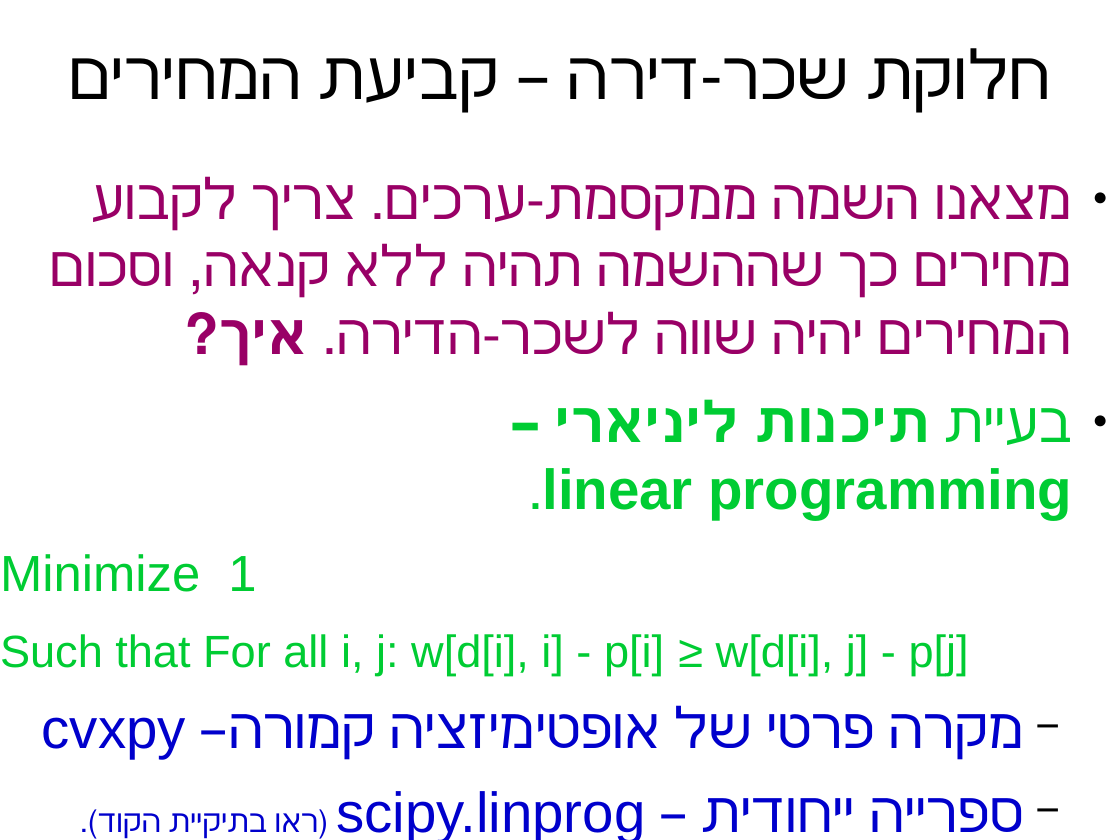
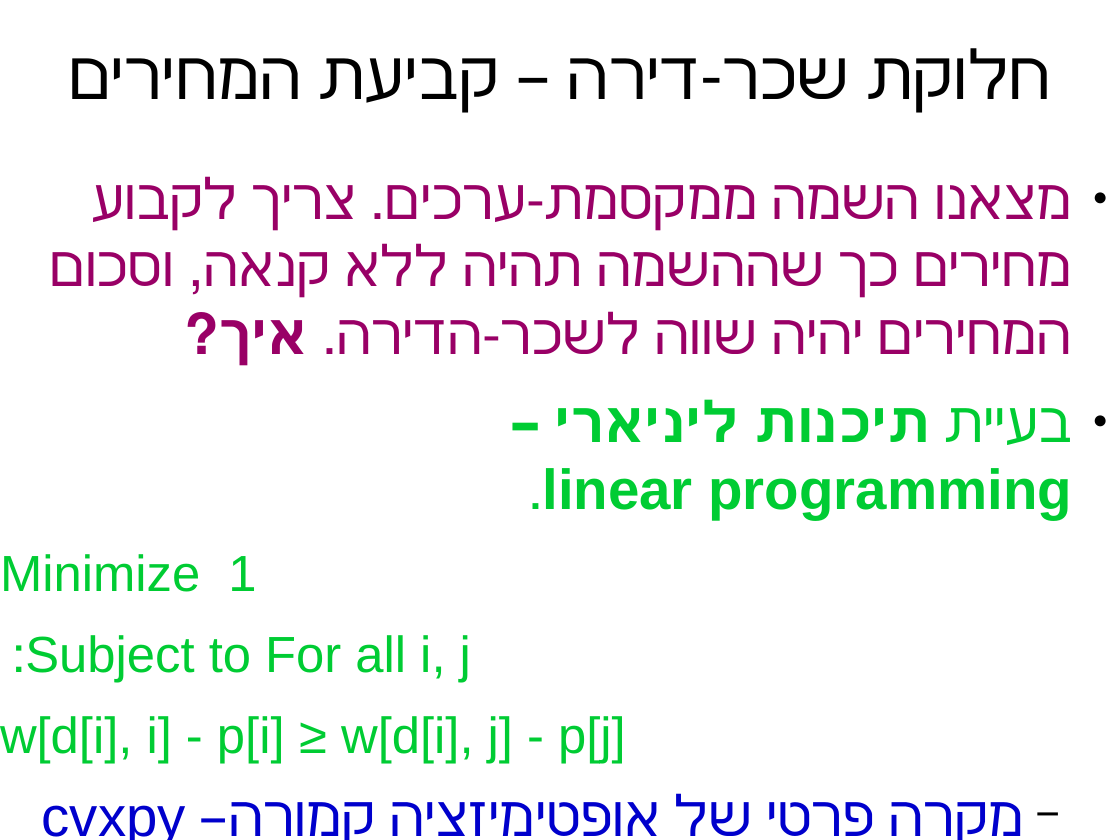
Before and after one commit to erelsgl-at-ariel/algorithms-5782, a slide deck: slide 23 of 03-rental-harmony/slides-1-rent.odp. Drawn at 1120x840 pixels with LibreOffice and Linux fonts; fonts in the diff are those of the drawing. Boxes give left, top, right and bottom in pixels: in the first picture for what was removed or moved away, otherwise in the second. Text is boxed around its words. In the diff, an @@ line names an element or a change of style, - is before the commit and + after.

```diff
--- a/03-rental-harmony/slides-1-rent.odp
+++ b/03-rental-harmony/slides-1-rent.odp
@@ text at box(0, 635, 626, 764): text changed; size 32 to 36 pt @@
-Such that For all i, j: w[d[i], i] - p[i] ≥ w[d[i], j] - p[j]
+Subject to For all i, j:
+w[d[i], i] - p[i] ≥ w[d[i], j] - p[j]
@@ text at box(336, 791, 645, 840): paragraph removed @@
-  − ספרייה ייחודית – scipy.linprog (ראו בתיקיית הקוד).
```
Also in this commit, not shown: 8 other slides changed, 8 other files.
